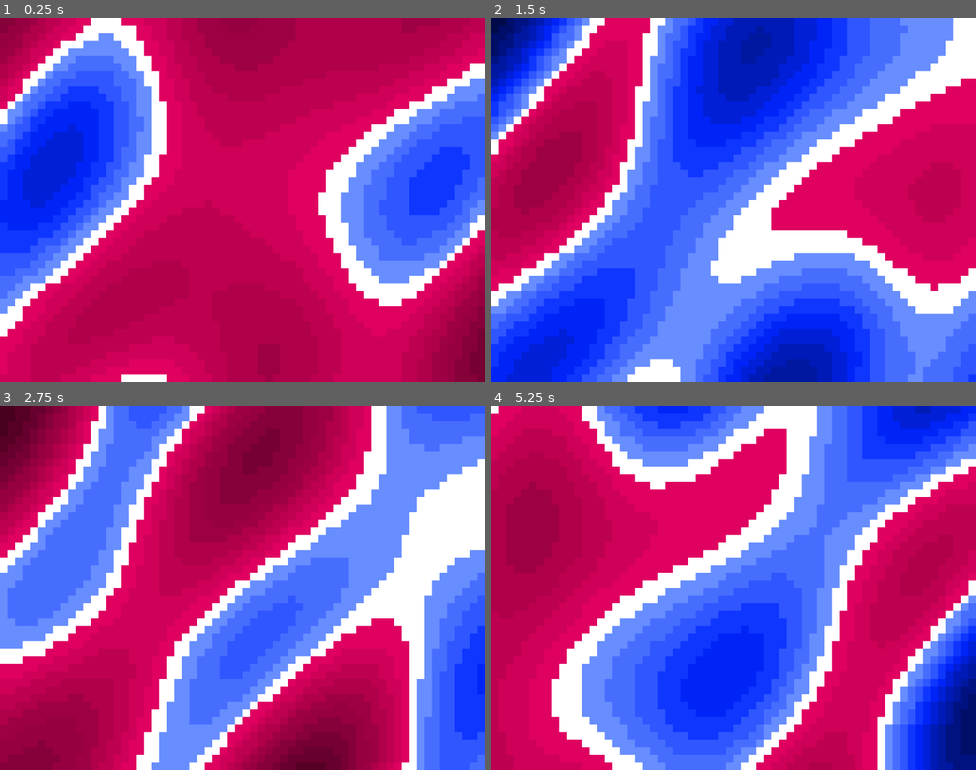
Above: before the commit, frames 1-4 (two rows, left to right).
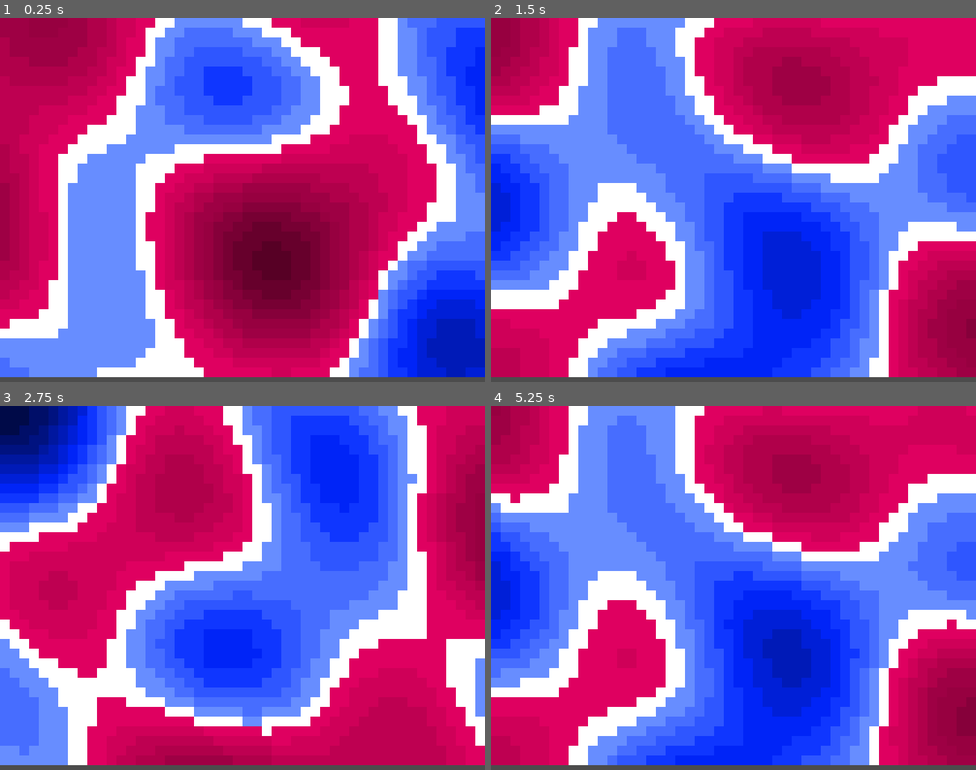
Above: after the commit, the same moments.

Repository: olenoble/PlasmaGodot
Game: Godot game, scene res://Plasma.tscn
Two runs of this game, one before a commit and one after it. Both use one fixed random seed, a clock stepped at 60 frames per second and the inputs below.
Inputs:
- Up to frame 1 (0.25 s): no input
- Up to frame 2 (1.5 s): no input
- Up to frame 3 (2.75 s): no input
- Up to frame 4 (5.25 s): no input

The runs differ from the first frame. In frame 1, 86% of the frame differs, in the area x 0-100%, y 0-100%; in frame 2, 89%; in frame 3, 85%; in frame 4, 87%.

Commit message:
plasma speed up
speeded up the whole thing by replacing sum of all parameters with simple dot product (so process scales perfectly with number of waves)

Diff:
--- a/Plasma.tscn
+++ b/Plasma.tscn
@@ -343,8 +343,8 @@
 
 [node name="PlasmaWorld" type="Node2D"]
 script = ExtResource( 2 )
-number_wave = 5
-speed = 3.0
+number_wave = 7
+speed = 1.7
 
 [node name="PlasmaTiles" type="TileMap" parent="."]
 tile_set = SubResource( 1 )
--- a/plasma.gd
+++ b/plasma.gd
@@ -9,12 +9,13 @@
 var phase = 0
 
 var num_tiles = 0
-var all_parameters = []
+# var all_parameters = []
 var cell_size = 0
 var needed_tiles = []
 
 var tilemap
-var tiles_pos = []
+# var tiles_pos = []
+var precalc_vec = []
 
 
 # Called when the node enters the scene tree for the first time.
@@ -35,6 +36,13 @@
 	print("Number of required tiles = " + str(needed_tiles))
 
 	# first generate waves parameters
+	_generate_all_parameters()
+	print("Done generating")
+
+
+func _generate_all_parameters():
+	# first generate waves parameters
+	var all_parameters = []
 	for _i in range(number_wave):
 		# we had length, angle (converted to vector) and phase
 		var angle = rand_range(angle_range.x, angle_range.y)
@@ -43,35 +51,46 @@
 						  rand_range(zero_phase_range.x, zero_phase_range.y)]
 		all_parameters += [wave_param]
 
-	# generate center position for all cells
+	# then pre-generate the vector for the phase
+	precalc_vec = []
+	var vecx
+	var vecy
+	var val
 	for row in needed_tiles[1]:
 		var row_pos = []
+		var row_precalc = []
 		for col in needed_tiles[0]:
-			row_pos += [[(col + 0.5) * cell_size, (row + 0.5) * cell_size]]
-		tiles_pos += [row_pos]
-
-	print("Done generating")
+			row_pos = [(col + 0.5) * cell_size, (row + 0.5) * cell_size]
+			vecx = 0
+			vecy = 0
+			for params in all_parameters:
+				val = params[0] * (row_pos[0] * params[1][0] +
+					  row_pos[1] * params[1][1]) + params[2]
+				vecx += sin(val)
+				vecy += cos(val)
+			row_precalc += [[vecx, vecy]]
+		precalc_vec += [row_precalc]
 
 
 func _process(delta):
 	# this is where we generate the waves
-	var pos
+
+	# if we press space - we reset all the waves
+	if Input.is_physical_key_pressed(32):
+		_generate_all_parameters()
+
 	var val
+	var phase_trig = [cos(phase), sin(phase)]
 
-	var pos_shift = 0.5 * cell_size
 	for row in range(needed_tiles[1]):
 		for col in range(needed_tiles[0]):
-			pos = tiles_pos[row][col]
-			val = 0
-			for params in all_parameters:
-				val += 1 + sin(params[0] * (pos[0] * params[1][0] + pos[1] * params[1][1]) + params[2] + phase)
-
+			val = precalc_vec[row][col][0] * phase_trig[0] + precalc_vec[row][col][1] * phase_trig[1]
+			val += number_wave
 			val *= (num_tiles - 1) / (2.0 * number_wave)
 			val = floor(val) + 1
 
 			# set the tile
-			tilemap.set_cell((pos[0] - pos_shift) / cell_size,
-							 (pos[1] - pos_shift) / cell_size, val)
+			tilemap.set_cell(col, row, val)
 
 	# update the phase
 	var phase_shift = speed * delta
--- a/project.godot
+++ b/project.godot
@@ -20,7 +20,7 @@
 
 [display]
 
-window/size/height=768
+window/size/width=800
 window/size/resizable=false
 
 [physics]
Not shown, added: test_speed.xlsx
